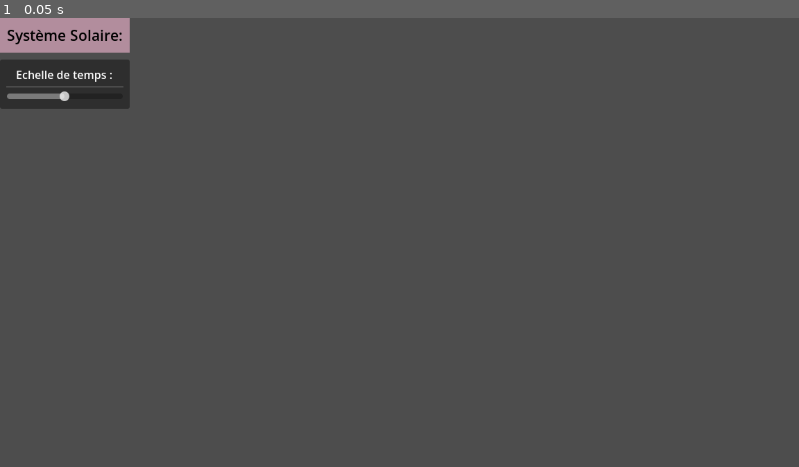
Above: before the commit, frame 1.
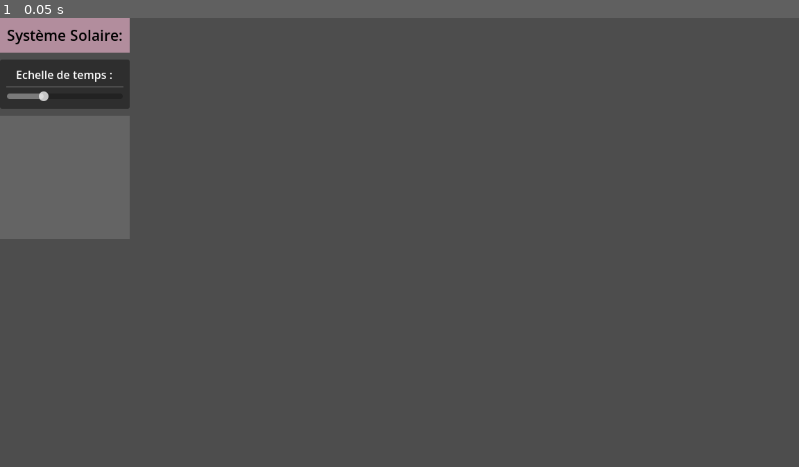
Above: after the commit, the same moment.

Repository: alexgag876200/Projet-Final-Systeme-solaire
Game: Godot game, scene res://Interface.tscn
Two runs of this game, one before a commit and one after it. Both use one fixed random seed, a clock stepped at 60 frames per second and the inputs below. This scene is started directly instead of the project's main scene.
Inputs:
- Up to frame 1 (0.05 s): no input

The runs differ from the first frame. In frame 1, less than 0.1% of the frame differs, in the area x 4-9%, y 16-19%.
Error before the commit: Parse Error: Identifier "lune" not declared in the current scope. (res://interface.gd:15)

Commit message:
Interface 21 avril

Diff:
--- a/système-solaire/Interface.tscn
+++ b/système-solaire/Interface.tscn
@@ -5,14 +5,19 @@
 [sub_resource type="StyleBoxFlat" id="StyleBoxFlat_6lq5x"]
 bg_color = Color(0.6969296, 0.5530413, 0.6138384, 1)
 
-[node name="Interface" type="Control" unique_id=187721183]
+[sub_resource type="StyleBoxFlat" id="StyleBoxFlat_xodjk"]
+bg_color = Color(8.750384, 12.694407, 11.3562565, 0.13333334)
+
+[node name="Interface" type="Control" unique_id=187721183 node_paths=PackedStringArray("slider_vitesse")]
 layout_mode = 3
 anchors_preset = 15
 anchor_right = 1.0
 anchor_bottom = 1.0
 grow_horizontal = 2
 grow_vertical = 2
+mouse_filter = 1
 script = ExtResource("1_xodjk")
+slider_vitesse = NodePath("VBoxContainer/Control/VBoxContainer/MarginContainer/HBoxContainer/HSlider")
 
 [node name="VBoxContainer" type="VBoxContainer" parent="." unique_id=1100711485]
 layout_mode = 0
@@ -73,3 +78,39 @@
 layout_mode = 2
 max_value = 10.0
 value = 5.0
+
+[node name="Affichage" type="VBoxContainer" parent="VBoxContainer" unique_id=1362829880]
+layout_mode = 2
+theme_override_constants/separation = 10
+
+[node name="PanelContainer" type="PanelContainer" parent="VBoxContainer/Affichage" unique_id=1812746299]
+layout_mode = 2
+theme_override_styles/panel = SubResource("StyleBoxFlat_xodjk")
+
+[node name="MarginContainer" type="MarginContainer" parent="VBoxContainer/Affichage/PanelContainer" unique_id=2002106383]
+layout_mode = 2
+theme_override_constants/margin_left = 10
+theme_override_constants/margin_top = 10
+theme_override_constants/margin_right = 10
+theme_override_constants/margin_bottom = 10
+
+[node name="VBoxContainer" type="VBoxContainer" parent="VBoxContainer/Affichage/PanelContainer/MarginContainer" unique_id=1022649420]
+layout_mode = 2
+
+[node name="Nom Astre" type="Label" parent="VBoxContainer/Affichage/PanelContainer/MarginContainer/VBoxContainer" unique_id=1942246877]
+layout_mode = 2
+
+[node name="Masse" type="Label" parent="VBoxContainer/Affichage/PanelContainer/MarginContainer/VBoxContainer" unique_id=97540366]
+layout_mode = 2
+
+[node name="V_périphérie" type="Label" parent="VBoxContainer/Affichage/PanelContainer/MarginContainer/VBoxContainer" unique_id=2079429381]
+layout_mode = 2
+
+[node name="Excentricité Orbite" type="Label" parent="VBoxContainer/Affichage/PanelContainer/MarginContainer/VBoxContainer" unique_id=1862146957]
+layout_mode = 2
+
+[node name="Periode révo Soleil" type="Label" parent="VBoxContainer/Affichage/PanelContainer/MarginContainer/VBoxContainer" unique_id=1964652704]
+layout_mode = 2
+
+[node name="Periode révolution" type="Label" parent="VBoxContainer/Affichage/PanelContainer/MarginContainer/VBoxContainer" unique_id=1473774822]
+layout_mode = 2
--- a/système-solaire/interface.gd
+++ b/système-solaire/interface.gd
@@ -9,17 +9,16 @@
 var slider : float
 func _ready() -> void:
 	slider_vitesse.value = 3
-	slider_vitesse.value_changed.connect(changement)
+	#slider_vitesse.value_changed.connect(changement)
 
 func _process(_delta: float) -> void:
-	label_distance.text = format_scientifique(lune.position_entre_lunes().length()) + " m"
-	label_proche.text = lune.lune_plus_proche()
+	pass
 
 
 
 """2 fonction qui s'utilisent ensemble pour pouvoir transmettre la valeur du slider dans un autre script en l'appelant"""
-func changement(value:float):
-	lune.vitesse_simulation = slider_vitesse.value
+#func changement(value:float):
+	#lune.vitesse_simulation = slider_vitesse.value
 func slide_value() -> float:
 
 	slider = slider_vitesse.value
--- a/système-solaire/project.godot
+++ b/système-solaire/project.godot
@@ -15,6 +15,52 @@
 config/features=PackedStringArray("4.7", "Double Precision", "Forward Plus")
 config/icon="res://icon.svg"
 
+[input]
+
+pause={
+"deadzone": 0.2,
+"events": [Object(InputEventKey,"resource_local_to_scene":false,"resource_name":"","device":16,"window_id":0,"alt_pressed":false,"shift_pressed":false,"ctrl_pressed":false,"meta_pressed":false,"pressed":false,"keycode":0,"physical_keycode":32,"key_label":0,"unicode":0,"location":0,"echo":false,"script":null)
+, null]
+}
+Avance={
+"deadzone": 0.2,
+"events": [Object(InputEventKey,"resource_local_to_scene":false,"resource_name":"","device":16,"window_id":0,"alt_pressed":false,"shift_pressed":false,"ctrl_pressed":false,"meta_pressed":false,"pressed":false,"keycode":0,"physical_keycode":87,"key_label":0,"unicode":0,"location":0,"echo":false,"script":null)
+]
+}
+Recule={
+"deadzone": 0.2,
+"events": [Object(InputEventKey,"resource_local_to_scene":false,"resource_name":"","device":16,"window_id":0,"alt_pressed":false,"shift_pressed":false,"ctrl_pressed":false,"meta_pressed":false,"pressed":false,"keycode":0,"physical_keycode":83,"key_label":0,"unicode":0,"location":0,"echo":false,"script":null)
+]
+}
+Droite={
+"deadzone": 0.2,
+"events": [Object(InputEventKey,"resource_local_to_scene":false,"resource_name":"","device":16,"window_id":0,"alt_pressed":false,"shift_pressed":false,"ctrl_pressed":false,"meta_pressed":false,"pressed":false,"keycode":0,"physical_keycode":68,"key_label":0,"unicode":0,"location":0,"echo":false,"script":null)
+]
+}
+Gauche={
+"deadzone": 0.2,
+"events": [Object(InputEventKey,"resource_local_to_scene":false,"resource_name":"","device":16,"window_id":0,"alt_pressed":false,"shift_pressed":false,"ctrl_pressed":false,"meta_pressed":false,"pressed":false,"keycode":0,"physical_keycode":65,"key_label":0,"unicode":0,"location":0,"echo":false,"script":null)
+]
+}
+"Rotation Gauche"={
+"deadzone": 0.2,
+"events": [Object(InputEventKey,"resource_local_to_scene":false,"resource_name":"","device":16,"window_id":0,"alt_pressed":false,"shift_pressed":false,"ctrl_pressed":false,"meta_pressed":false,"pressed":false,"keycode":0,"physical_keycode":81,"key_label":0,"unicode":0,"location":0,"echo":false,"script":null)
+]
+}
+"Rotation Droite"={
+"deadzone": 0.2,
+"events": [Object(InputEventKey,"resource_local_to_scene":false,"resource_name":"","device":16,"window_id":0,"alt_pressed":false,"shift_pressed":false,"ctrl_pressed":false,"meta_pressed":false,"pressed":false,"keycode":0,"physical_keycode":69,"key_label":0,"unicode":0,"location":0,"echo":false,"script":null)
+]
+}
+"Inclinaison Avant"={
+"deadzone": 0.2,
+"events": []
+}
+"Inclinaison Arrière"={
+"deadzone": 0.2,
+"events": []
+}
+
 [physics]
 
 3d/physics_engine="Jolt Physics"
